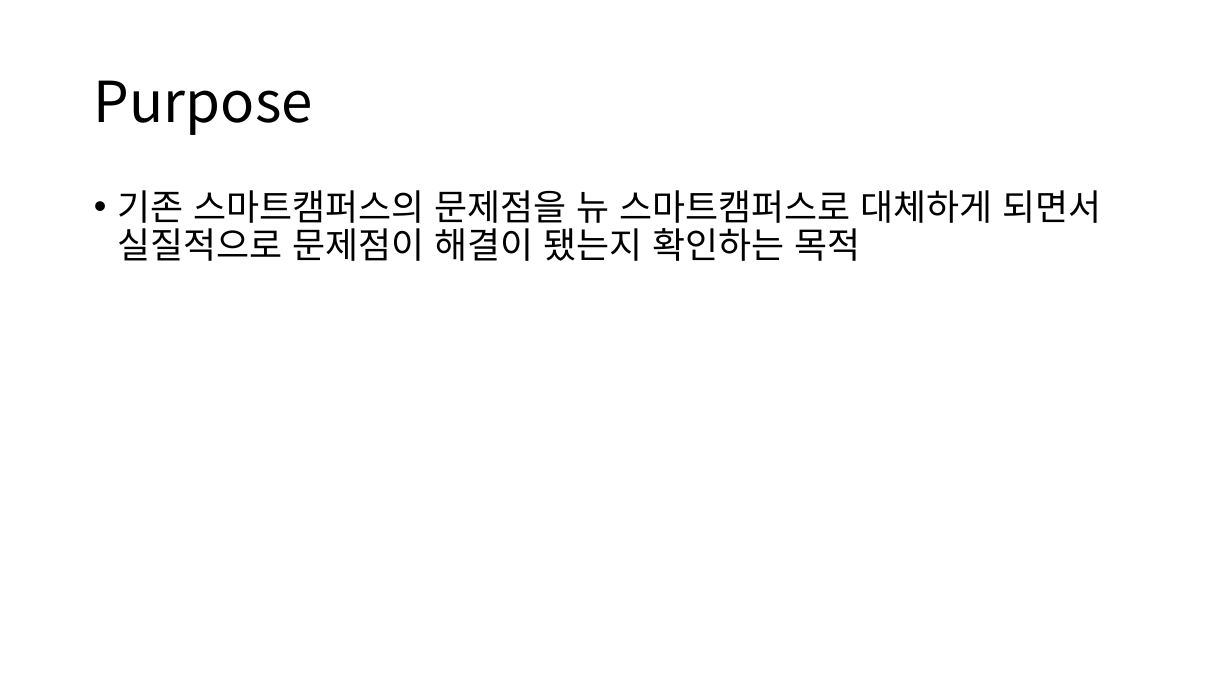
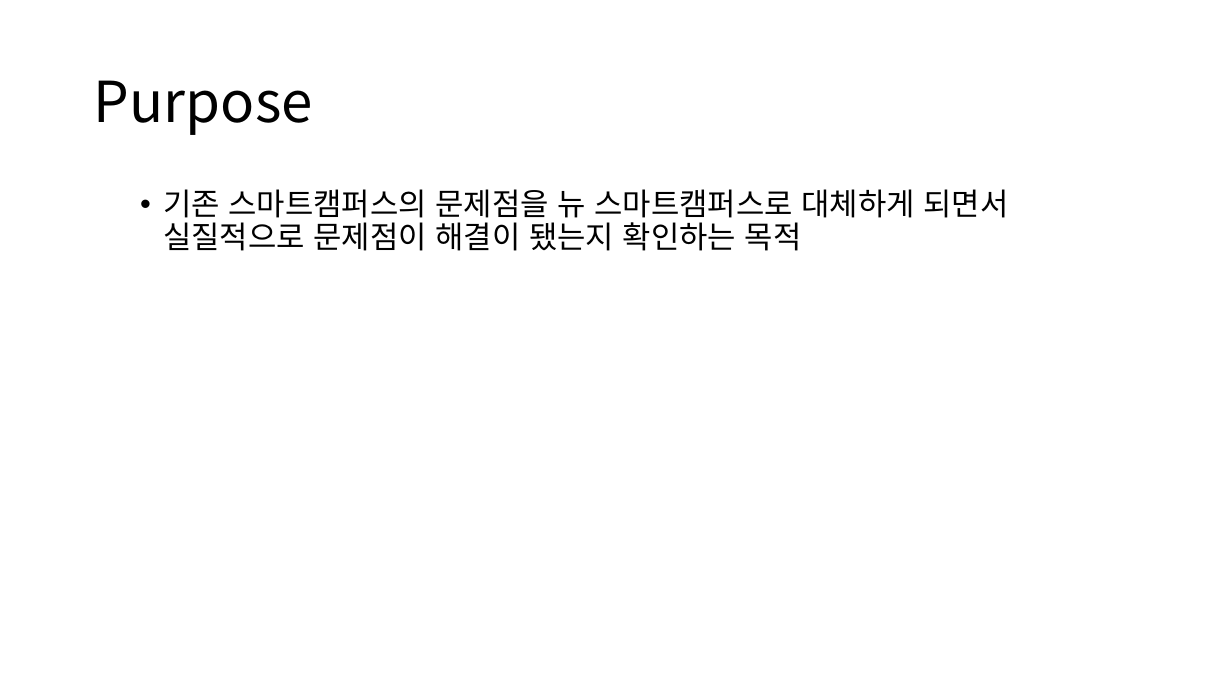
Before and after one commit to DopeorNope-Lee/HF-E-02-Team5, a slide deck: slide 3 of Plan for experiment.pptx. Drawn at 1232x693 pixels with LibreOffice and Linux fonts; fonts in the diff are those of the drawing. Boxes give left, top, right and bottom in pixels: in the first picture for what was removed or moved away, otherwise in the second. Text is boxed around its words. In the diff, an @@ line names an element or a change of style, - is before the commit and + after.

```diff
--- a/Plan for experiment.pptx
+++ b/Plan for experiment.pptx
@@ text "기존 스마트캠퍼스의 문제점을 뉴 스마트캠퍼스로 ..." at (163,189,1009,251): size 28 to 24 pt; list level 1 to 2 in "기존 스마트캠퍼스의 문제점을 뉴 스마트캠퍼스로 ..." @@
```
Also in this commit, not shown: 4 other files.
